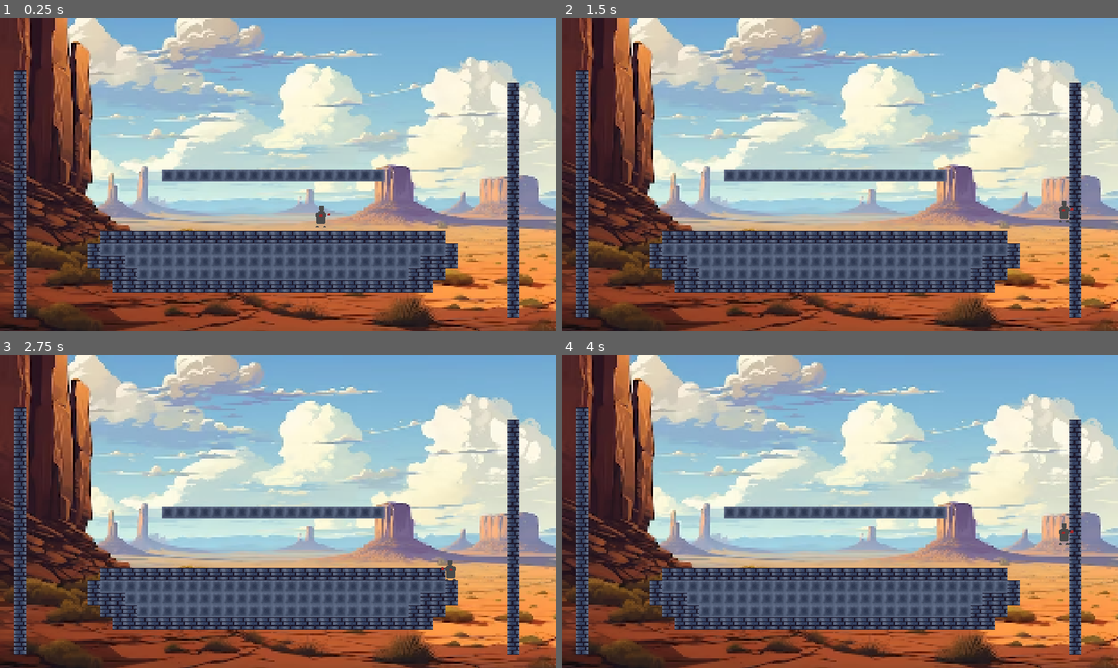
Above: before the commit, frames 1-4 (two rows, left to right).
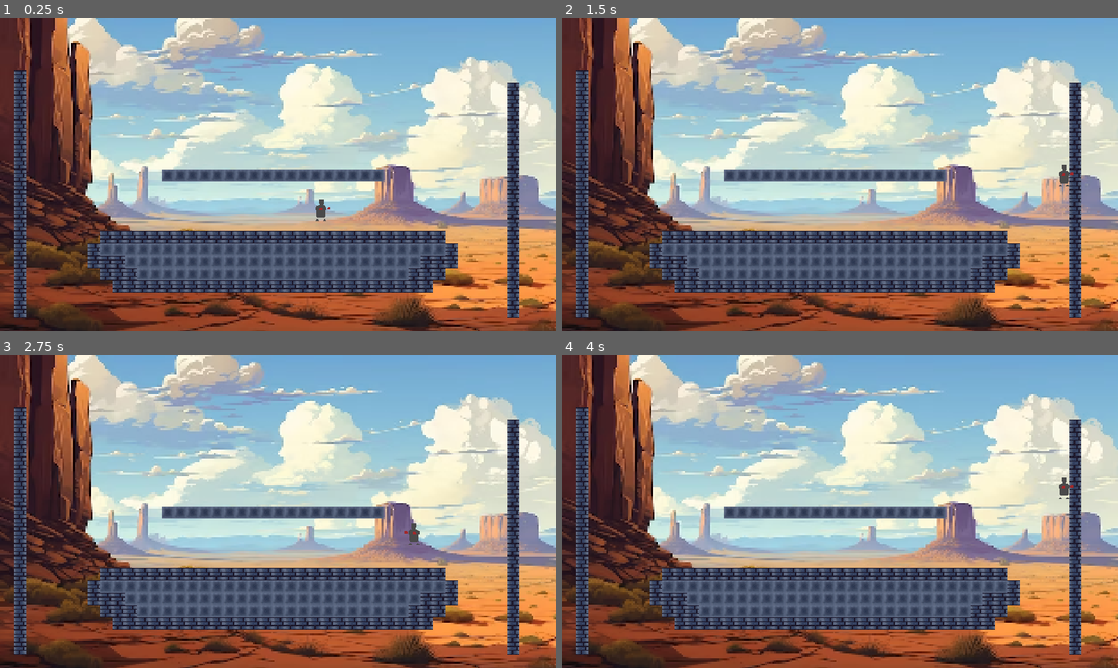
Above: after the commit, the same moments.

Repository: Erueti-Selwyn/DiVerse-Game
Game: Godot game, scene res://Level.tscn
The game is run twice, just before and just after one commit, with the same random seed, the same clock (stepped at 60 frames per second) and the same inputs.
Inputs:
- Up to frame 1 (0.25 s): no input
- Up to frame 2 (1.5 s): hold D (move_right) from 0.53 s (still down); tap Q (dash) at 0.6, 1.35 s; tap Space (jump) at 0.77 s
- Up to frame 3 (2.75 s): tap Space (jump) at 1.52 s; release D (move_right) at 2.03 s; hold A (move_left) from 2.03 s (still down); tap Q (dash) at 2.1 s
- Up to frame 4 (4 s): release A (move_left) at 2.78 s; hold D (move_right) from 2.78 s (still down); tap Q (dash) at 2.85, 3.6 s; tap Space (jump) at 3.02, 3.77 s

The runs differ from the first frame. In frame 1, less than 0.1% of the frame differs, in the area x 56-60%, y 58-67%; in frame 2, 0.2%, in the area x 89-92%, y 46-66%; in frame 3, 0.2%; in frame 4, 0.2%.

Commit message:
Changed Gravity
Used delta for consistent gravity

Diff:
--- a/2DFightingGodot/Player.gd
+++ b/2DFightingGodot/Player.gd
@@ -7,9 +7,9 @@
 const WALL_SLIDE_ACCELERATION = 10
 const MAX_WALL_SLIDE_SPEED = 120
 
-const GRAVITY = 30
-const CROUCH_GRAVITY = 65
-var CURRENT_GRAVITY = 30
+const GRAVITY = 1080
+const CROUCH_GRAVITY = 2340
+var CURRENT_GRAVITY = 1080
 
 var jump_was_pressed = false
 var can_jump = false
@@ -37,7 +37,7 @@
 func _ready():
 	pass
 
-func _physics_process(_delta):
+func _physics_process(delta):
 	# Animation
 	if velocity == Vector2(0, 0):
 		_animated_sprite.play("idlebase_ani")
@@ -108,10 +108,10 @@
 		if velocity.y >= 0:
 			velocity.y = min(velocity.y + WALL_SLIDE_ACCELERATION, MAX_WALL_SLIDE_SPEED)
 		else:
-			velocity.y += CURRENT_GRAVITY
+			velocity.y += CURRENT_GRAVITY * delta
 	elif !is_on_floor():
 		# Adds Gravity
-		velocity.y += CURRENT_GRAVITY
+		velocity.y += CURRENT_GRAVITY * delta
 
 	move_and_slide()
 	dash()
